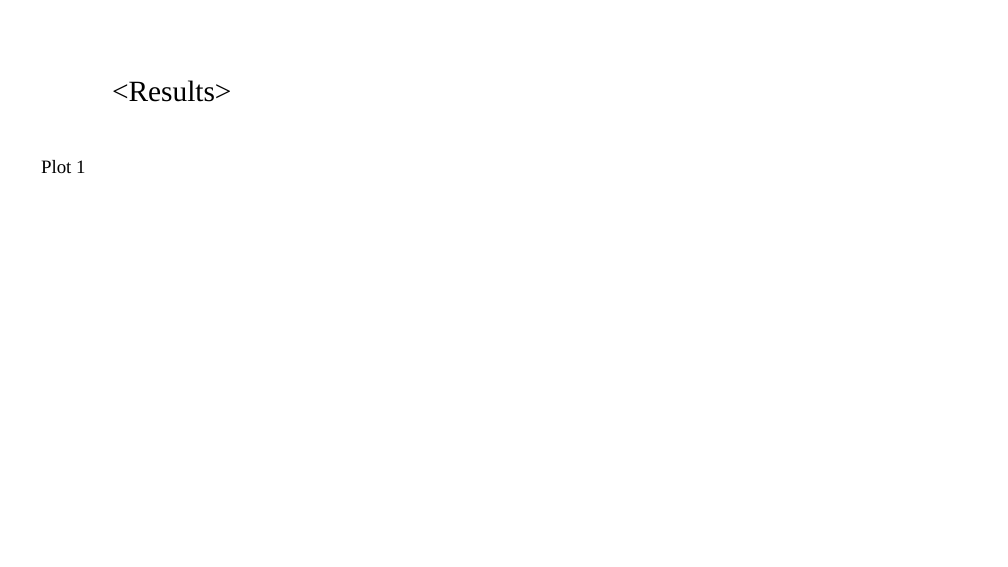
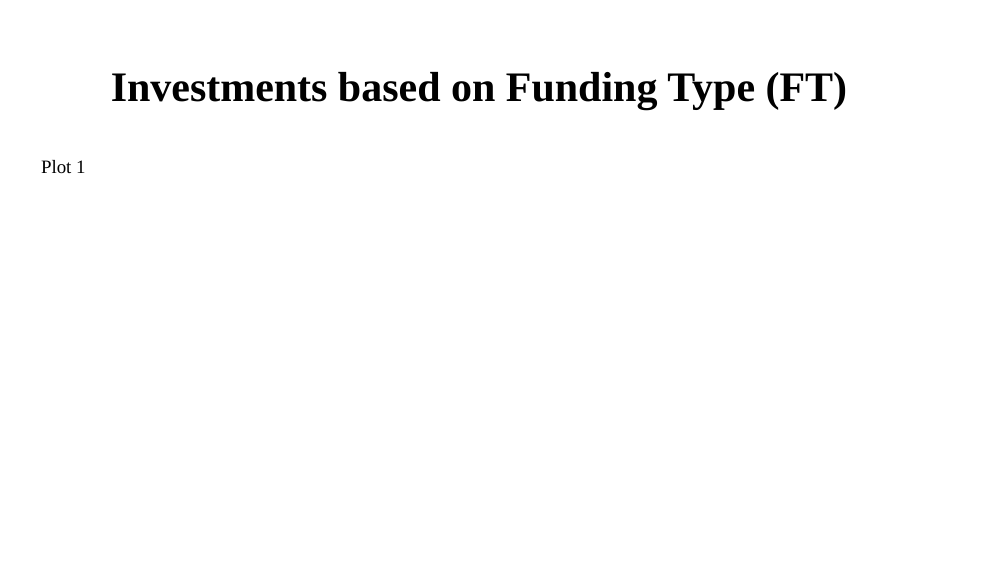
Before and after one commit to rakesgor/InvestmentGroupStudy, a slide deck: slide 7 of Spark Funds Presentation.pptx. Drawn at 1008x567 pixels with LibreOffice and Linux fonts; fonts in the diff are those of the drawing; background and template pictures are left out. Boxes give left, top, right and bottom in pixels: in the first picture for what was removed or moved away, otherwise in the second. Text is boxed around its words. In the diff, an @@ line names an element or a change of style, - is before the commit and + after.

```diff
--- a/Spark Funds Presentation.pptx
+++ b/Spark Funds Presentation.pptx
@@ title at box(111, 72, 848, 109): text changed; size 28 to 40 pt; bold on @@
-<Results>
+Investments based on Funding Type (FT)
```
Also in this commit, not shown: 7 other slides changed, 2 slides added, 2 slides removed.
